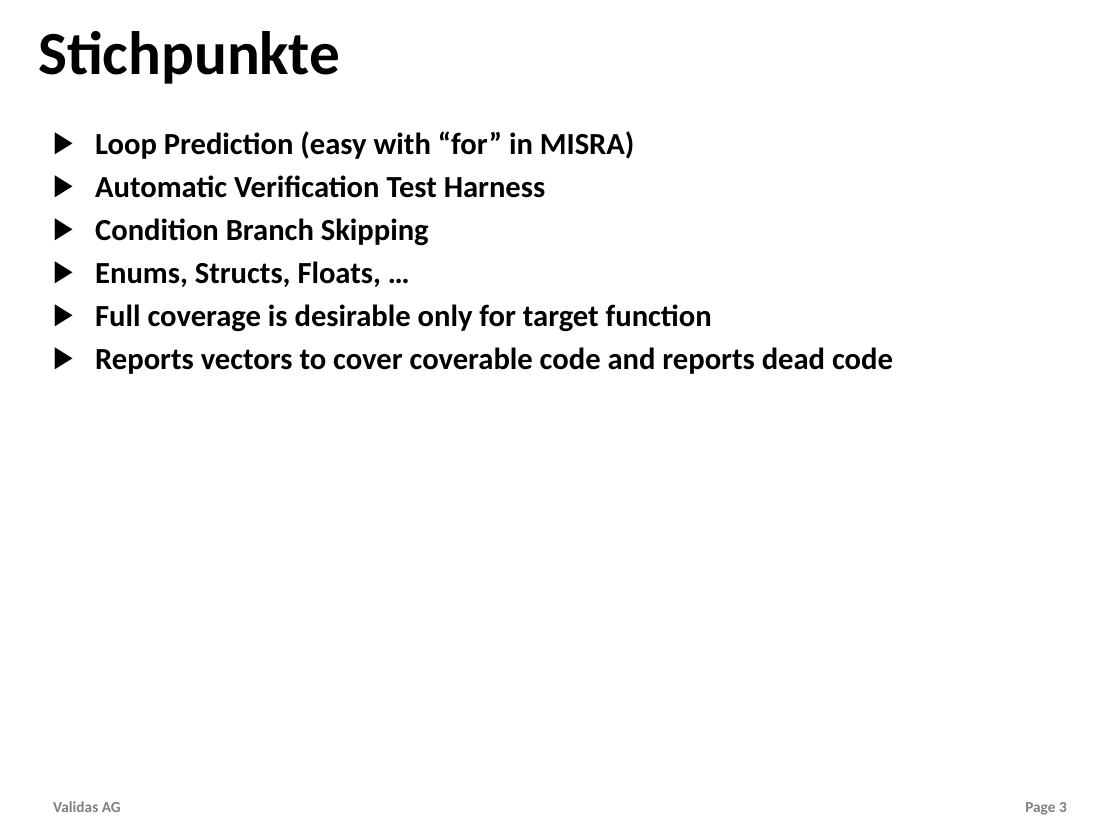
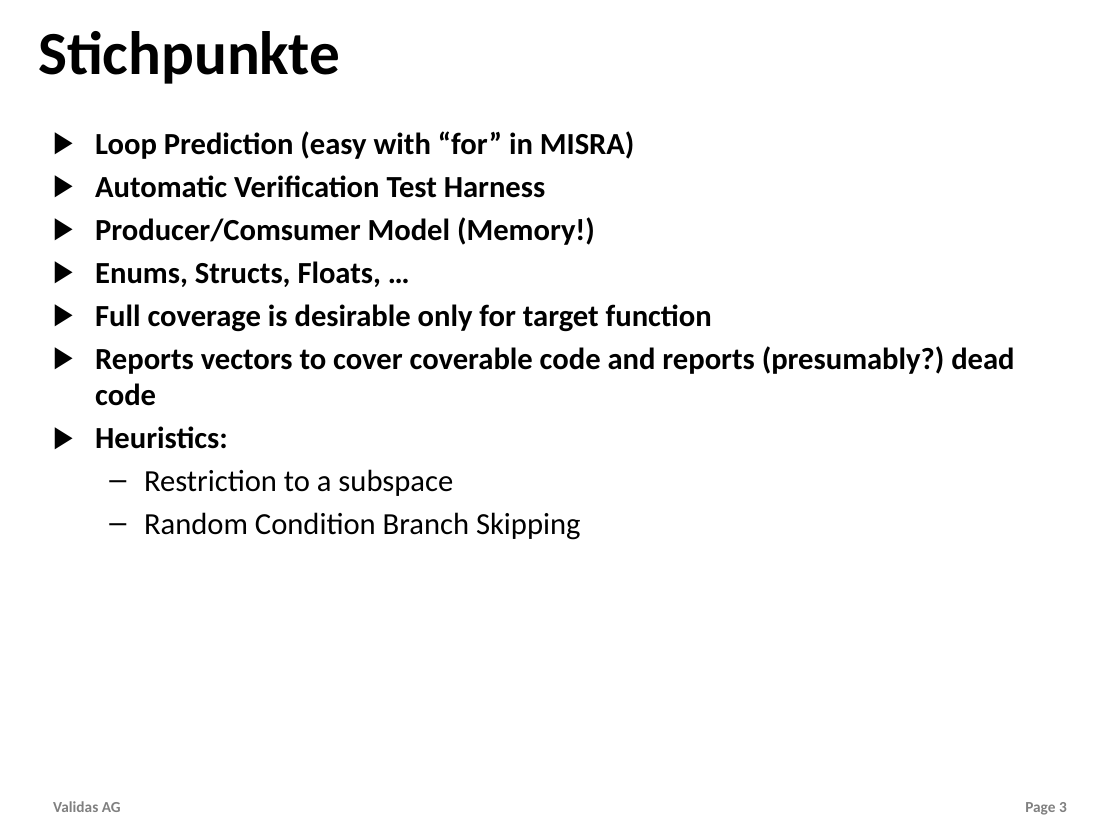
Before and after one commit to theoremprover/tvg, a slide deck: slide 3 of Vortraege/TestVectorGenerator.pptx. Drawn at 1120x840 pixels with LibreOffice and Linux fonts; fonts in the diff are those of the drawing; background and template pictures are left out. Boxes give left, top, right and bottom in pixels: in the first picture for what was removed or moved away, otherwise in the second. Text is boxed around its words. In the diff, an @@ line names an element or a change of style, - is before the commit and + after.

```diff
--- a/Vortraege/TestVectorGenerator.pptx
+++ b/Vortraege/TestVectorGenerator.pptx
@@ text at (95,217,595,245): text changed @@
-▶ Condition Branch Skipping
+▶ Producer/Comsumer Model (Memory!)
@@ text at (95,346,1014,540): text changed @@
-▶ Reports vectors to cover coverable code and reports dead code
+▶ Reports vectors to cover coverable code and reports (presumably?) dead code
+▶ Heuristics:
+  – Restriction to a subspace
+  – Random Condition Branch Skipping
```
Also in this commit, not shown: 2 other slides changed, 2 slides added, 2 slides removed, 1 other file.
